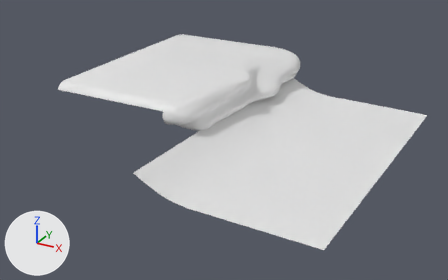
The FBX model Assets/Contents/Models/raw/pond_bank.fbx, before and after one commit.
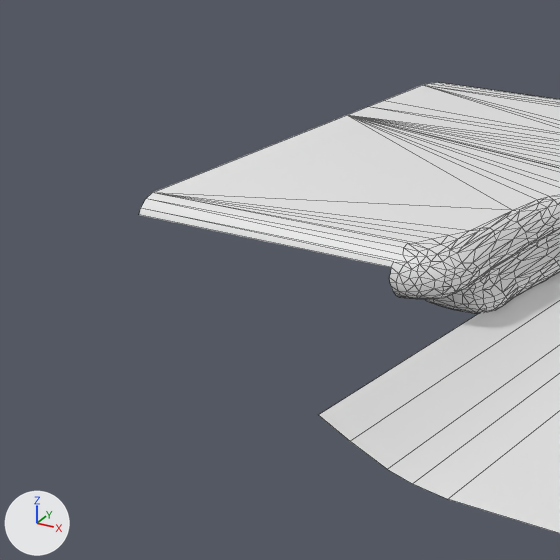
There are two pictures of each version: one whole from a camera (50 mm lens) standing at (43.5, -84.4, 31.8) and looking at (-0.5, -4.4, -8.2), one close up on the part from 0% to 52% of the width and 0% to 83% of the height. Arrows for +X, +Y and +Z are at lower left; the lights stay in place. The close-ups show mesh edges as thin lines. Where no turn or scale is listed for an object, it has been applied to the vertices.

Objects in the first close-up: 'pond_bank_optimized_2'.
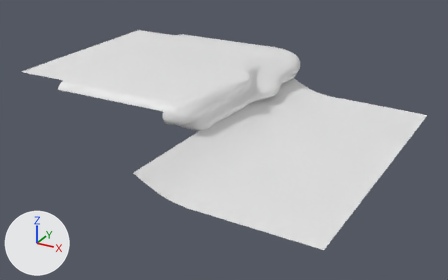
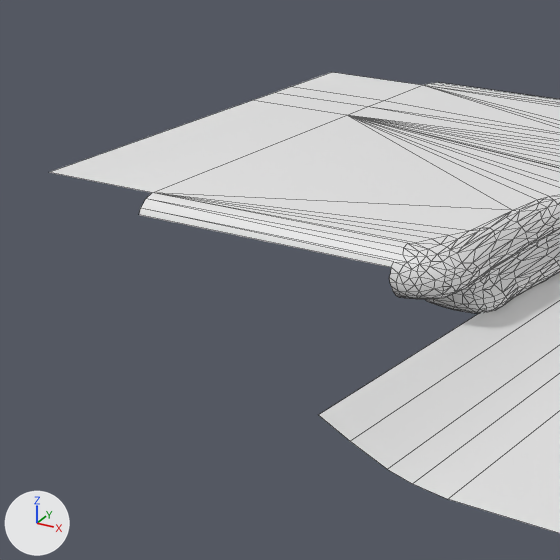
Pixel boxes (x1, y1, x2, y2) of what changed, in the close-ups (560 x 560 px):
'pond_bank_optimized_2', reshaped: before (139, 82, 560, 533); after (50, 72, 560, 533)
part 1 of me_cylinder_003, added: after (50, 72, 421, 193)

The change, as a list of edits to the scene's bpy script:
```text
Change me_cylinder_003:
    where me_cylinder_003.from_pydata(...)  # 846 vertices, 1341 faces; spans x -23.5..26.4, y -28.4..22.1, z -6.7..1.2
    used by ob_pond_bank_optimized_2; location = (0.0, 0.0, 0.0)
    verts and faces of me_cylinder_003; kept vertices keep their numbers, new ones are numbered from 846
    before: 825 (-23.4, -14.8, 1.2) at pixel (152, 192), 826 (-23.4, 7.0, 1.2) at pixel (346, 115), 827 (-23.5, 9.8, 1.2) at pixel (367, 106), 828 (-23.4, 12.0, 1.2) at pixel (383, 100), 829 (-23.4, 17.7, 1.2) at pixel (422, 85)
    me_cylinder_003 part 1
    add for new, old in zip([*range(846, 850)], [825, 826, 828, 829]): verts[new] = verts[old] + (-9.3, 0.0, 0.0)
    add verts[850] = (-32.7, 9.8, 1.2)  # pixel (273, 92)
    add faces += [(828, 829, 849, 848), (826, 827, 850, 847), (827, 828, 848, 850), (825, 826, 847, 846)]
```
